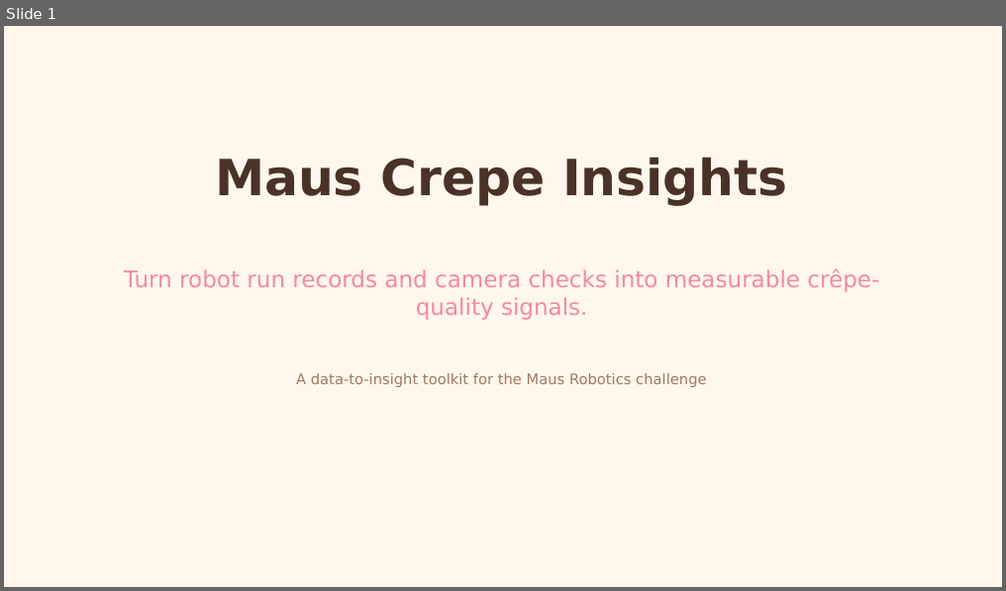
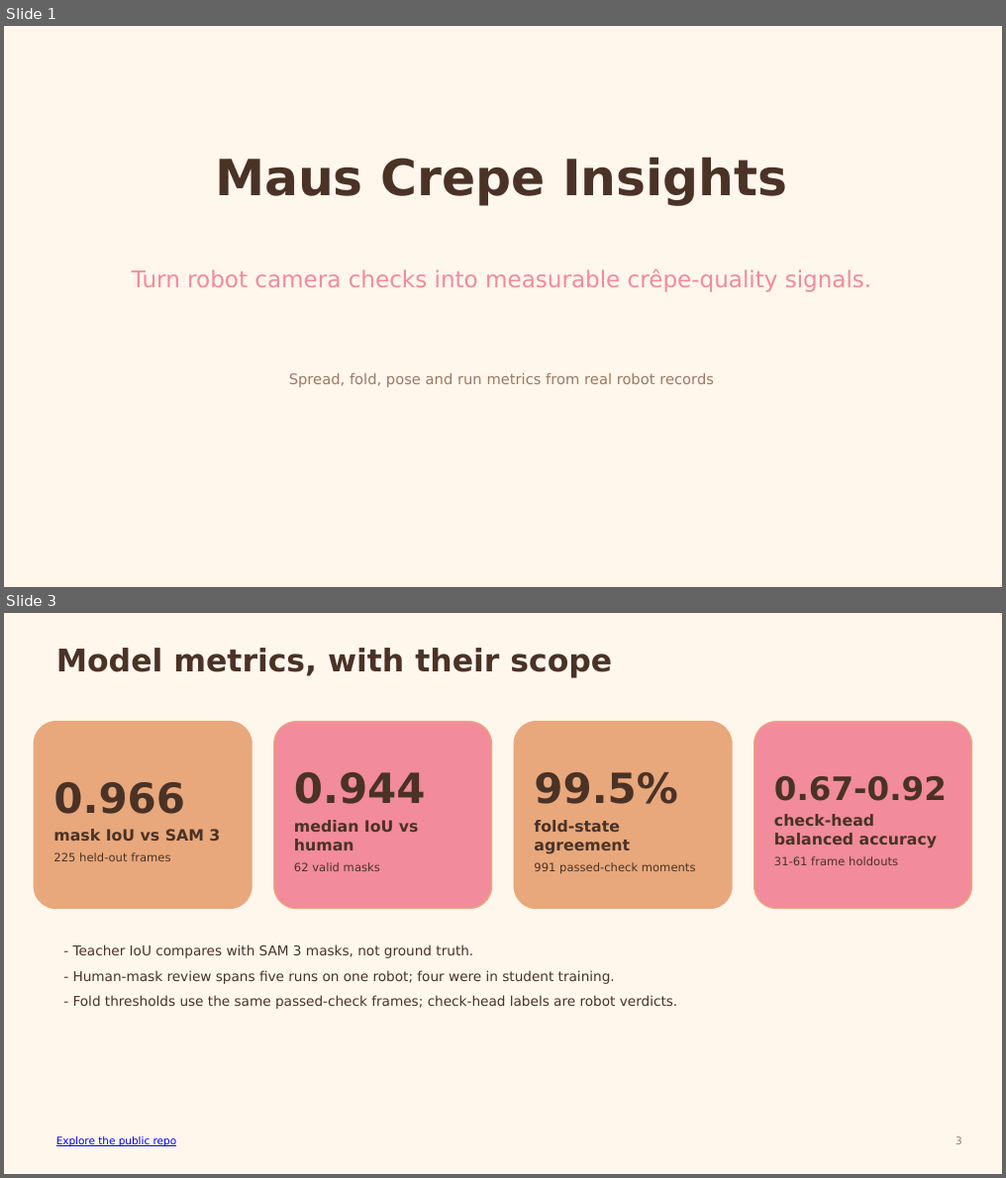
Before and after one commit to leonardoAB1/maus-crepe-insights, a slide deck: assets/pitch/pitch-deck.pptx. Shown one above the other, each under a label of ours: slide 1 before the commit, slides 1 and 3 after it; the slides between them are not shown. The pictures are 1006x591 and 1006x1178 pixels, drawn with LibreOffice and Linux fonts; fonts in the diff are those of the drawing. Boxes give left, top, right and bottom in pixels: in the first picture for what was removed or moved away, otherwise in the second. Text is boxed around its words. In the diff, an @@ line names an element or a change of style, - is before the commit and + after.

Commit message:
style: present project measurement and model metrics (#215)

```diff
--- a/assets/pitch/pitch-deck.pptx
+++ b/assets/pitch/pitch-deck.pptx
@@ slide 3 added at box(4, 613, 1002, 1174), background #FFF6EC @@
@@ text added at box(56, 648, 612, 678), 30 pt, text #4A3226, bold @@
+Model metrics, with their scope
@@ rounded rectangle added at box(34, 722, 252, 909), fill #E8A87C, outline #E8A87C 1.25 pt, 11 pt, text #4A3226, bold @@
+0.966
+mask IoU vs SAM 3
+225 held-out frames
@@ rounded rectangle added at box(274, 722, 492, 909), fill #F28B9B, outline #E8A87C 1.25 pt, 15 pt, text #4A3226, bold @@
+0.944
+median IoU vs human
+62 valid masks
@@ rounded rectangle added at box(515, 722, 733, 909), fill #E8A87C, outline #E8A87C 1.25 pt, 11 pt, text #4A3226, bold @@
+99.5%
+fold-state agreement
+991 passed-check moments
@@ rounded rectangle added at box(754, 722, 972, 909), fill #F28B9B, outline #E8A87C 1.25 pt, 15 pt, text #4A3226, bold @@
+0.67-0.92
+check-head balanced accuracy
+31-61 frame holdouts
@@ text added at box(73, 945, 677, 1009), 13 pt, text #4A3226 @@
+- Teacher IoU compares with SAM 3 masks, not ground truth.
+- Human-mask review spans five runs on one robot; four were in student training.
+- Fold thresholds use the same passed-check frames; check-head labels are robot verdicts.
@@ text added at box(56, 1137, 177, 1147), 10 pt, text #0000FF, underline @@
+Explore the public repo
@@ text added at box(955, 1137, 962, 1145), 10 pt, text #9C7A63 @@
+3
@@ slide 1 changed as well @@
@@ text at box(132, 269, 871, 292): text changed @@
-Turn robot run records and camera checks into measurable crêpe-quality signals.
+Turn robot camera checks into measurable crêpe-quality signals.
@@ text at box(289, 373, 714, 387): text changed @@
-A data-to-insight toolkit for the Maus Robotics challenge
+Spread, fold, pose and run metrics from real robot records
```
Also in this commit, not shown: 1 other slide changed, 1 slide removed, 2 other files.
